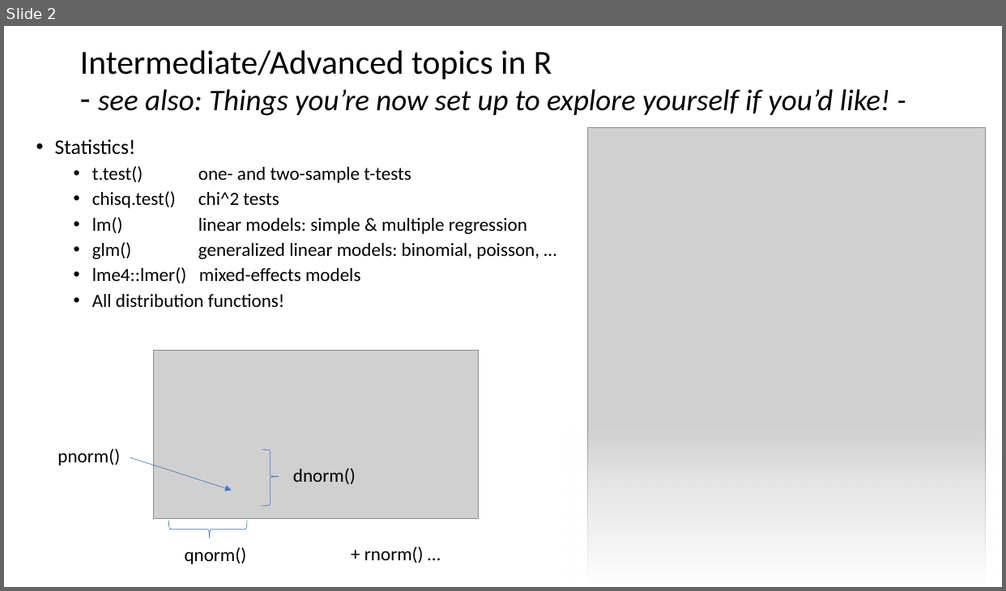
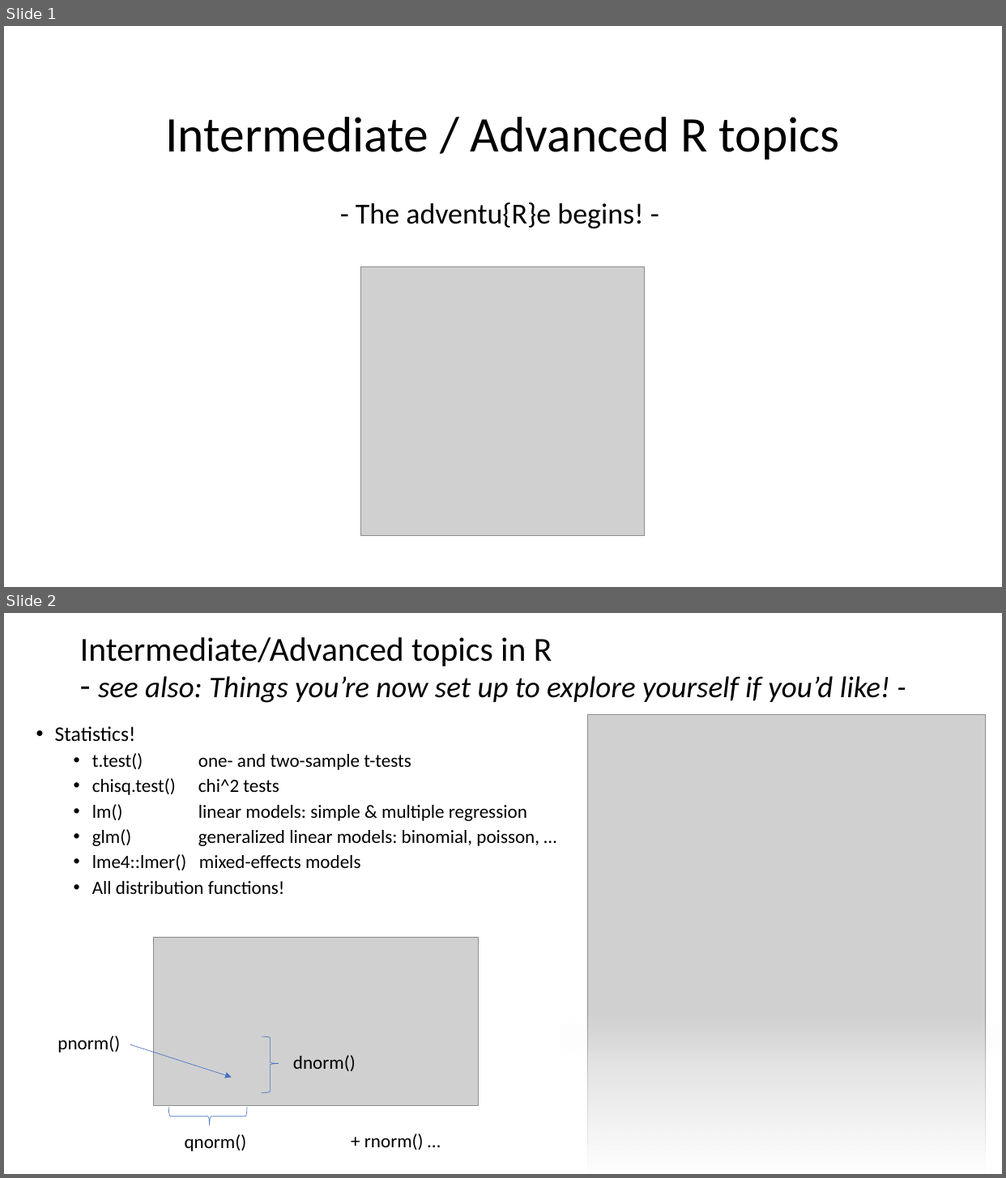
Before and after one commit to justinpriest/ADFG_R_Intro_Workshop, a slide deck: presentations/8 - The adventure begins.pptx. Shown one above the other, each under a label of ours: slide 2 before the commit, slides 1 and 2 after it. The pictures are 1006x591 and 1006x1178 pixels, drawn with LibreOffice and Linux fonts; fonts in the diff are those of the drawing; grey boxes stand for pictures. Boxes give left, top, right and bottom in pixels: in the first picture for what was removed or moved away, otherwise in the second. Text is boxed around its words. In the diff, an @@ line names an element or a change of style, - is before the commit and + after.

```diff
--- a/presentations/8 - The adventure begins.pptx
+++ b/presentations/8 - The adventure begins.pptx
@@ slide 1 added at [4,26,1002,587], background #FFFFFF @@
@@ title added at [165,117,840,160], 48 pt, text #000000 @@
+Intermediate / Advanced R topics
@@ subtitle added at [356,203,643,228], 28 pt, text #000000 @@
+- The adventu{R}e begins! -
@@ picture added at [361,267,645,535] @@
```
Also in this commit, not shown: 1 slide removed, 1 other file.
